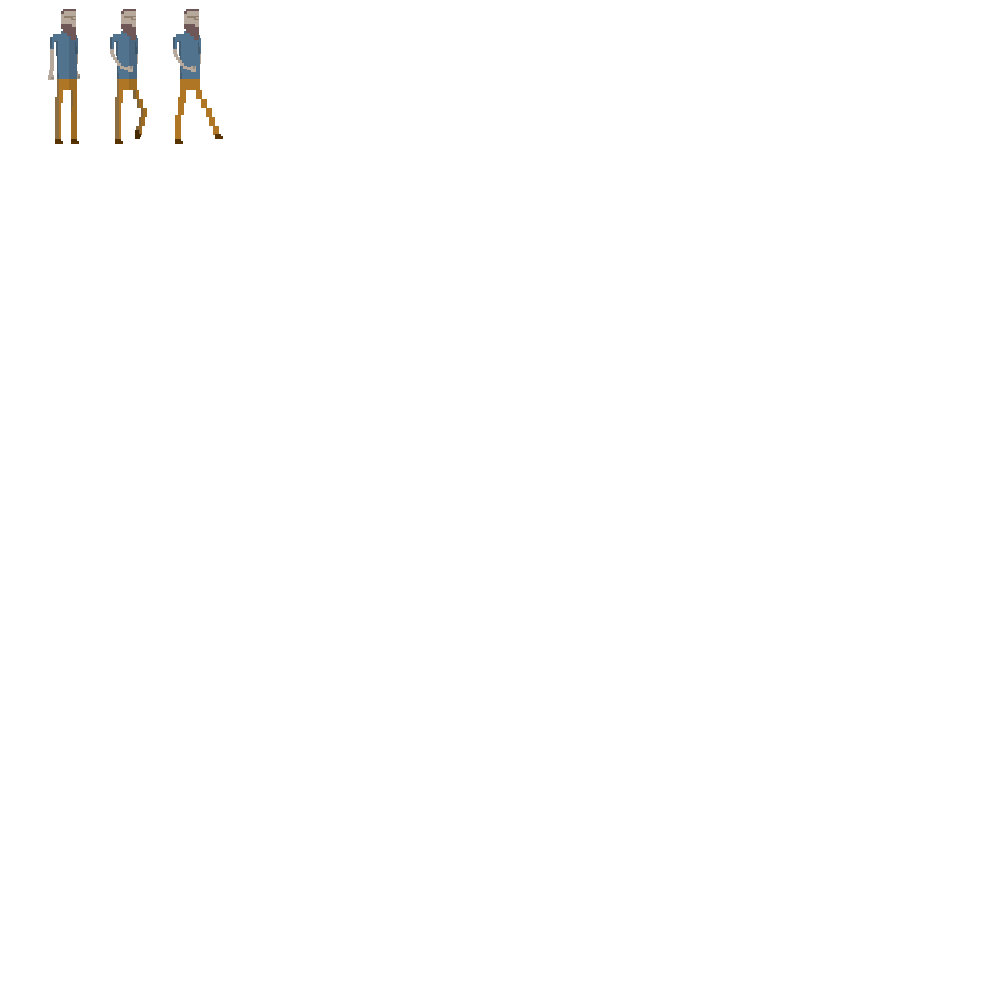
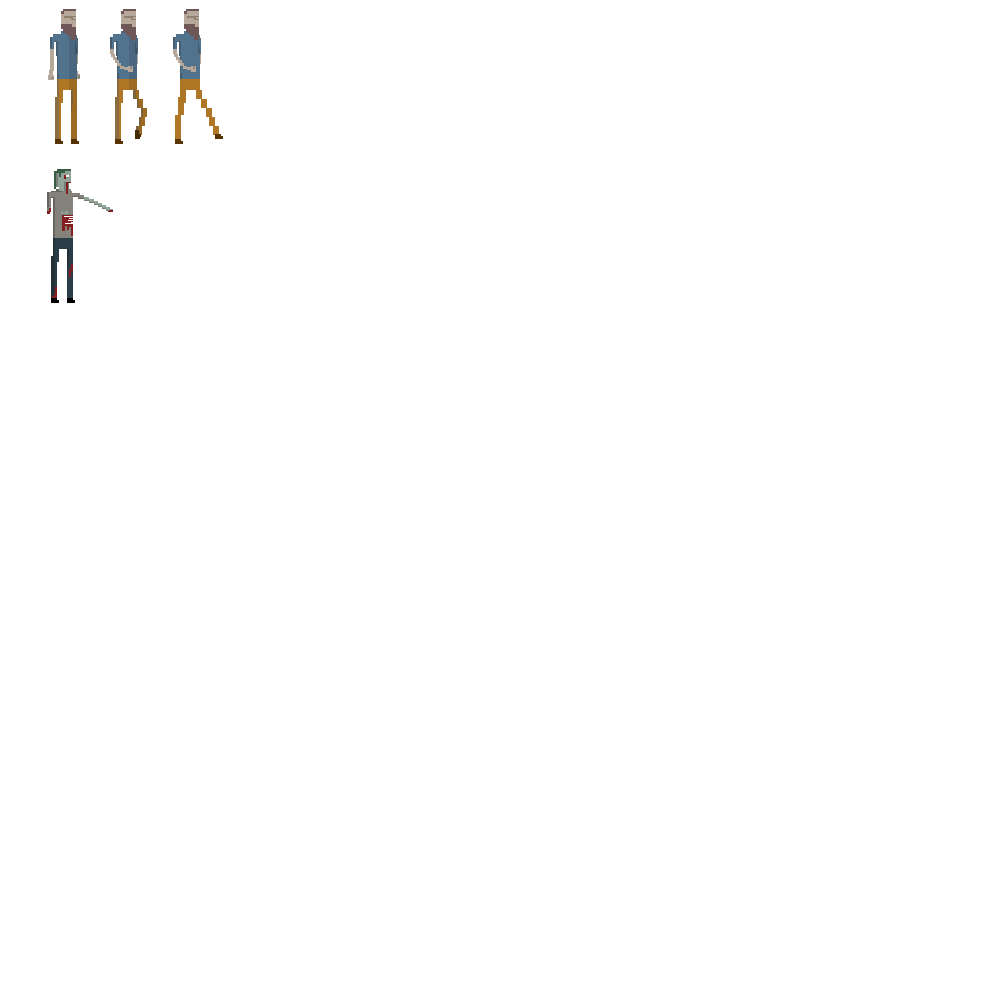
Layers edited between the first and the second 1000 × 1000 image:
added group "Zombie 1" with 22 layers above "Character Running-right 2" over <box>47,169,113,303</box>
added group "Head" (1st of 5, in "Zombie 1") with 5 layers in group "Zombie 1" over <box>54,169,71,194</box>
added layer "Blood" in group "Head" over <box>64,175,71,194</box>
added layer "Hair" (1st of 2, in "Zombie 1" › "Head") in group "Head" over <box>54,169,71,189</box>
added layer "Head Shadow" (1st of 2, in "Zombie 1" › "Head") in group "Head" over <box>56,173,69,191</box>
added layer "Head" (2nd of 5, in "Zombie 1" › "Head") in group "Head" over <box>55,169,71,191</box>
added group "Legs copy 4" with 4 layers in group "Zombie 1" over <box>51,238,75,303</box>
added layer "Layer 21" in group "Legs copy 4" over <box>52,264,73,298</box>
added layer "Shoes copy 3" in group "Legs copy 4" over <box>51,298,75,303</box>
added layer "Pants Shadow copy 3" in group "Legs copy 4" over <box>51,238,69,298</box>
added layer "Pants copy" in group "Legs copy 4" over <box>51,238,73,301</box>
added group "Body" with 10 layers in group "Zombie 1" over <box>47,189,113,239</box>
added layer "Ribs" in group "Body" over <box>62,215,73,236</box>
added layer "Torso shadow" in group "Body" over <box>61,214,73,227</box>
added layer "Torso Skin" in group "Body" over <box>61,211,73,227</box>
added layer "Skin Shadow" in group "Body" over <box>47,200,108,211</box>
added layer "Right Arm" (1st of 2, in "Zombie 1" › "Body") in group "Body" over <box>84,197,113,212</box>
added layer "Left Arm Blood" in group "Body" over <box>47,208,51,214</box>
added layer "Left Arm" (1st of 2, in "Zombie 1" › "Body") in group "Body" over <box>47,207,51,211</box>
added layer "Shirt Shadow" (1st of 2, in "Zombie 1" › "Body") in group "Body" over <box>47,189,84,238</box>
added layer "Shirt" (1st of 2, in "Zombie 1" › "Body") in group "Body" over <box>47,189,84,239</box>
